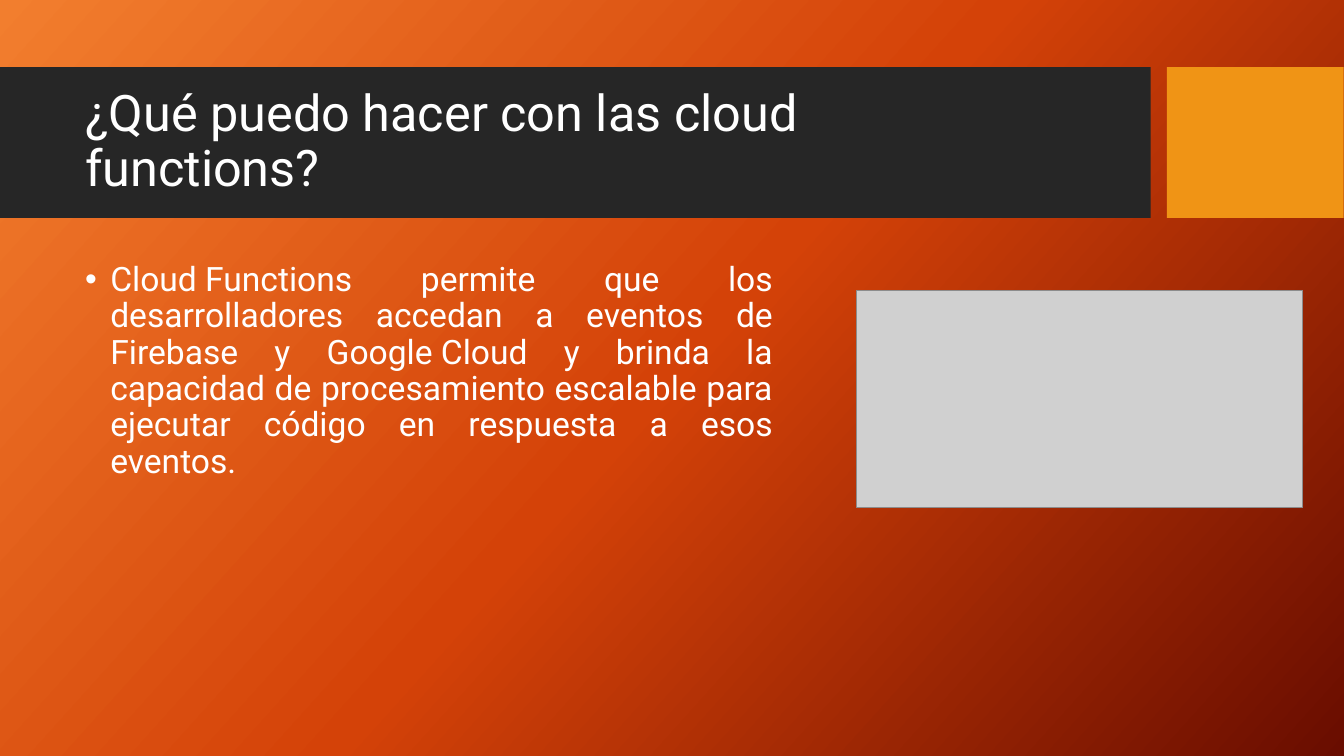
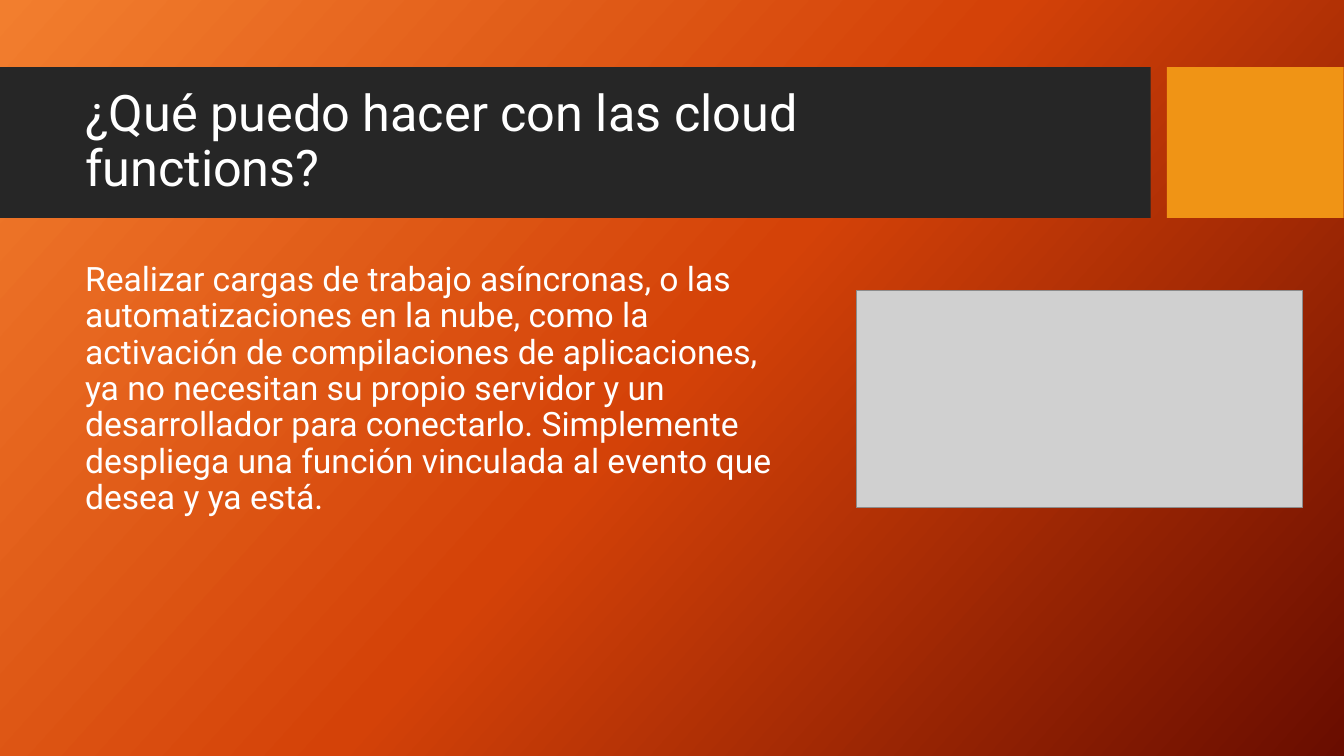
Before and after one commit to eddieware/Ppt_Cloud_Functions, a slide deck: slide 3 of Cloud_functions.pptx. Drawn at 1344x756 pixels with LibreOffice and Linux fonts; fonts in the diff are those of the drawing; grey boxes stand for pictures; background and template pictures are left out. Boxes give left, top, right and bottom in pixels: in the first picture for what was removed or moved away, otherwise in the second. Text is boxed around its words. In the diff, an @@ line names an element or a change of style, - is before the commit and + after.

Commit message:
update1

```diff
--- a/Cloud_functions.pptx
+++ b/Cloud_functions.pptx
@@ text at (85, 265, 771, 516): text changed @@
-• Cloud Functions permite que los desarrolladores accedan a eventos de Firebase y Google Cloud y brinda la capacidad de procesamiento escalable para ejecutar código en respuesta a esos eventos.
+Realizar cargas de trabajo asíncronas, o las automatizaciones en la nube, como la activación de compilaciones de aplicaciones, ya no necesitan su propio servidor y un desarrollador para conectarlo. Simplemente despliega una función vinculada al evento que desea y ya está.
```
Also in this commit, not shown: 4 other slides changed.
